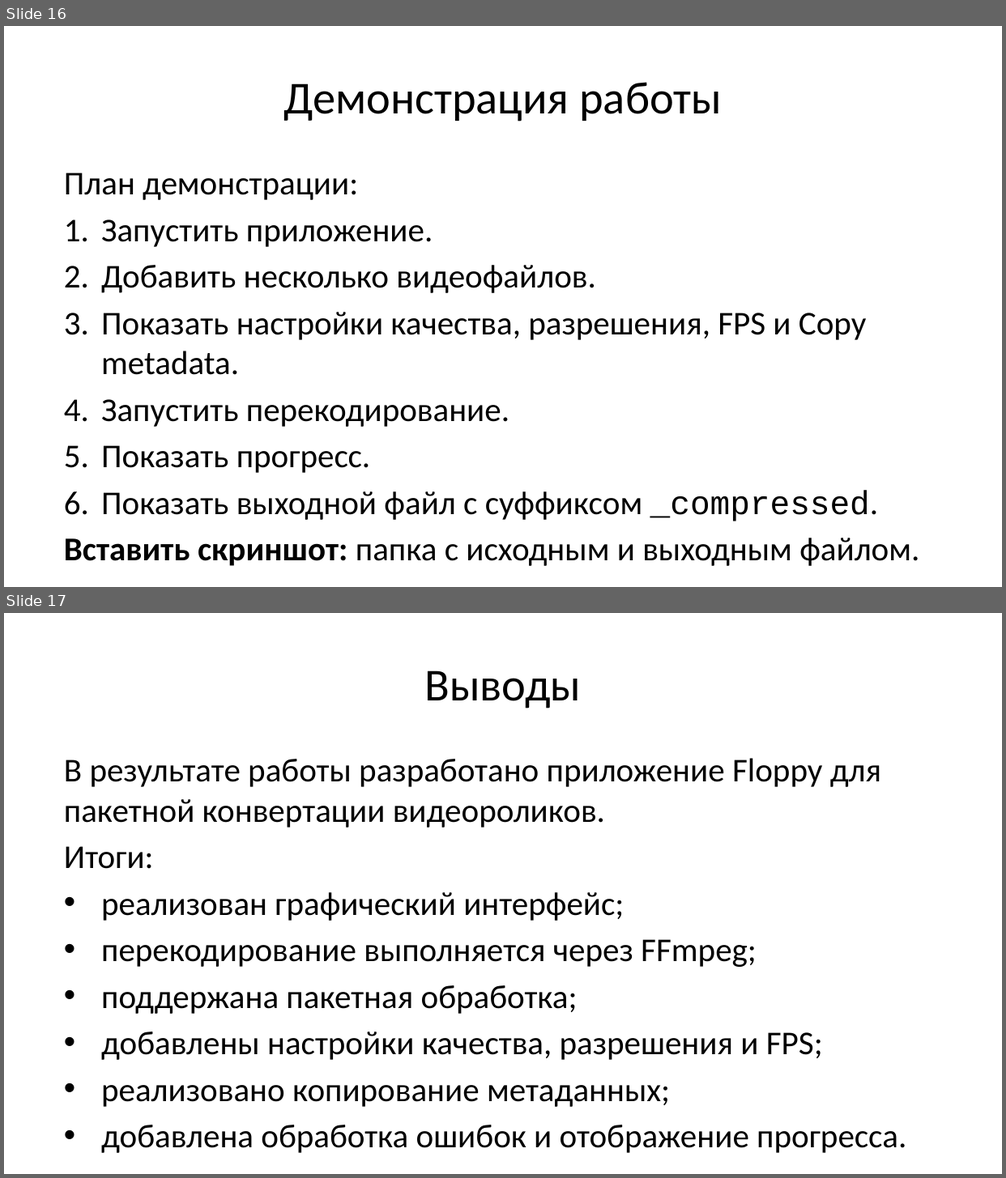
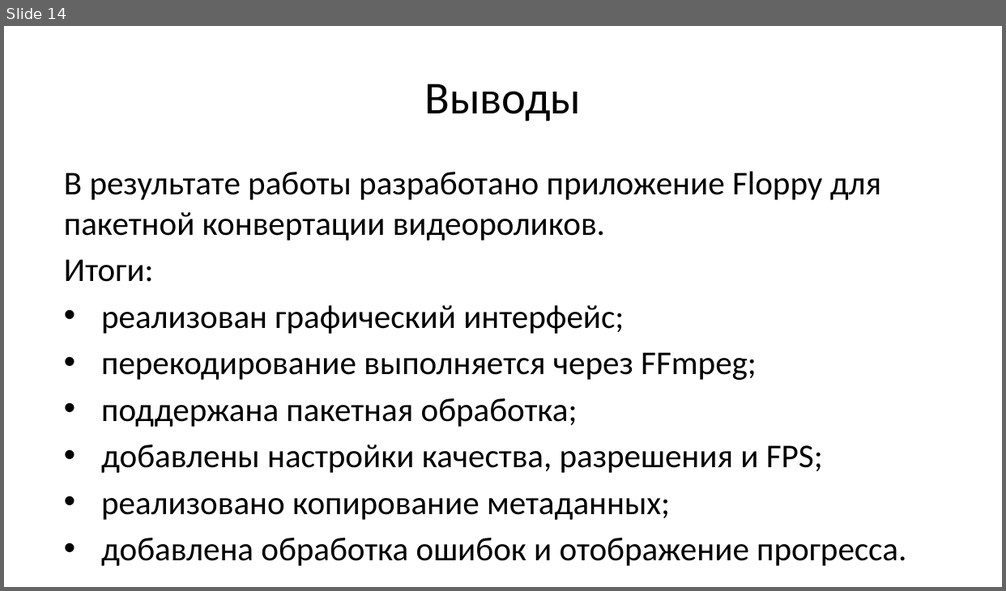
Before and after one commit to Wool5443/Study-data, a slide deck: Programming/Project/presentation/floppy-defense.odp. Shown one above the other, each under a label of ours: slides 16 and 17 before the commit, slide 14 after it. The pictures are 1006x1178 and 1006x591 pixels, drawn with LibreOffice and Linux fonts; fonts in the diff are those of the drawing. Boxes give left, top, right and bottom in pixels: in the first picture for what was removed or moved away, otherwise in the second. Text is boxed around its words. In the diff, an @@ line names an element or a change of style, - is before the commit and + after.

```diff
--- a/Programming/Project/presentation/floppy-defense.odp
+++ b/Programming/Project/presentation/floppy-defense.odp
@@ slide 16 removed at [4,26,1002,587], background #FFFFFF @@
@@ title removed at [284,82,722,122] @@
-Демонстрация работы
@@ text removed at [64,173,919,566] @@
-План демонстрации:
-1. Запустить приложение.
-2. Добавить несколько видеофайлов.
-3. Показать настройки качества, разрешения, FPS и Copy metadata.
-4. Запустить перекодирование.
-5. Показать прогресс.
-6. Показать выходной файл с суффиксом _compressed.
-Вставить скриншот: папка с исходным и выходным файлом.
@@ what was slide 17 is now slide 14 @@
```
Also in this commit, not shown: 14 slides changed, 3 other slides removed, 3 other files.
